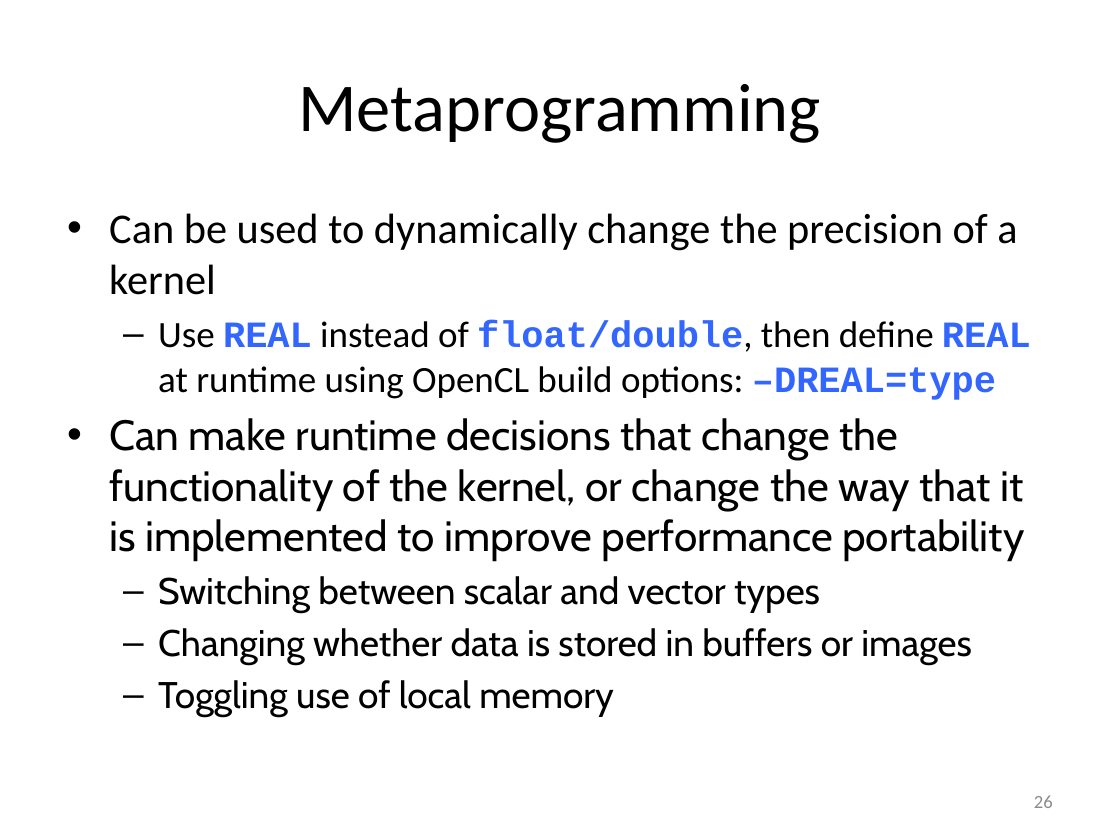
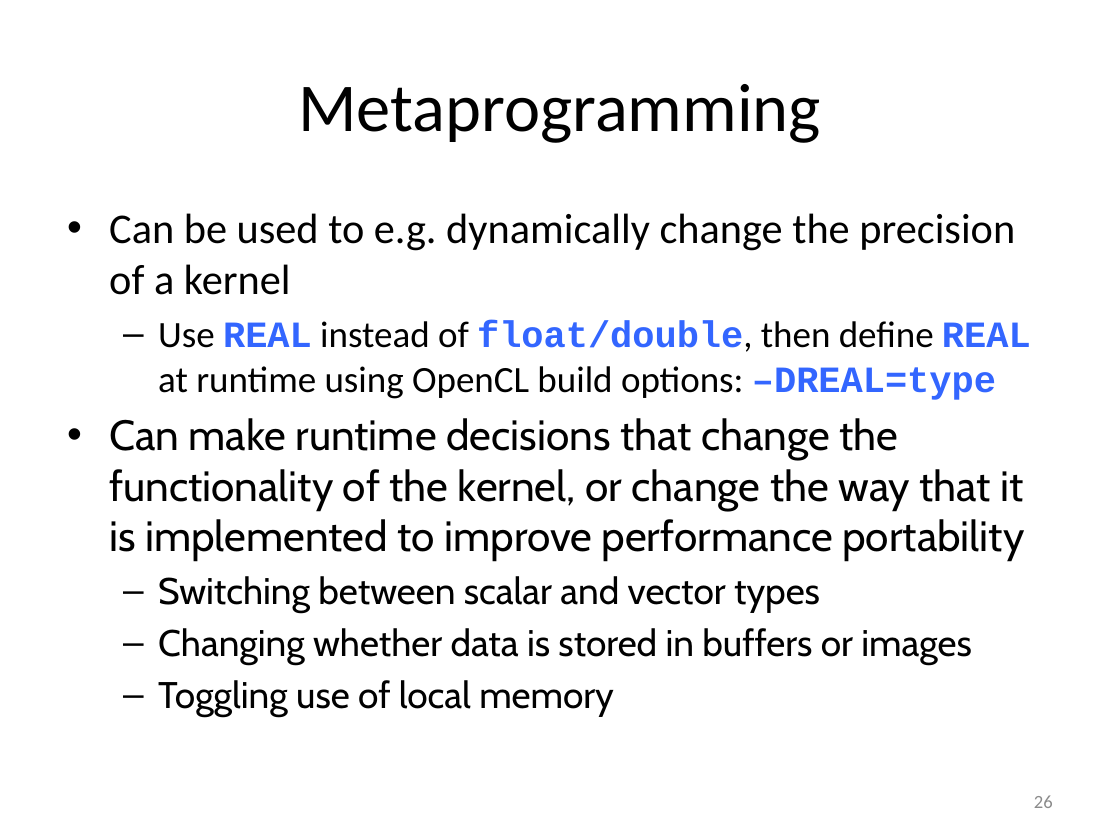
Before and after one commit to UoB-HPC/opencl-training-slides, a slide deck: slide 26 of advanced_part2.pptx. Drawn at 1120x840 pixels with LibreOffice and Linux fonts; fonts in the diff are those of the drawing. Boxes give left, top, right and bottom in pixels: in the first picture for what was removed or moved away, otherwise in the second. Text is boxed around its words. In the diff, an @@ line names an element or a change of style, - is before the commit and + after.

```diff
--- a/advanced_part2.pptx
+++ b/advanced_part2.pptx
@@ text at (x1=109, y1=213, x2=1015, y2=295): text changed @@
-• Can be used to dynamically change the precision of a kernel
+• Can be used to e.g. dynamically change the precision of a kernel
```
Also in this commit, not shown: 1 other slide changed.
